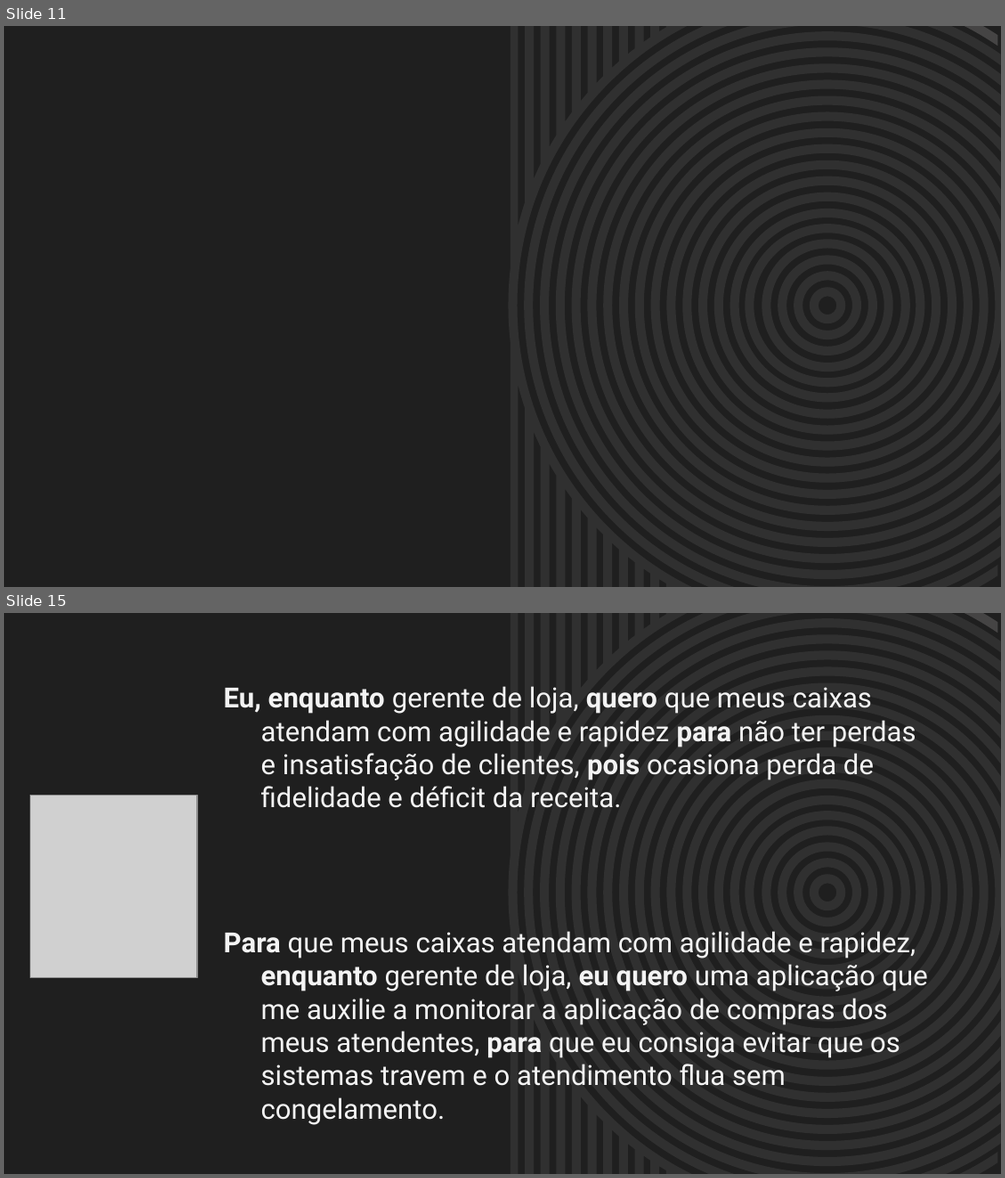
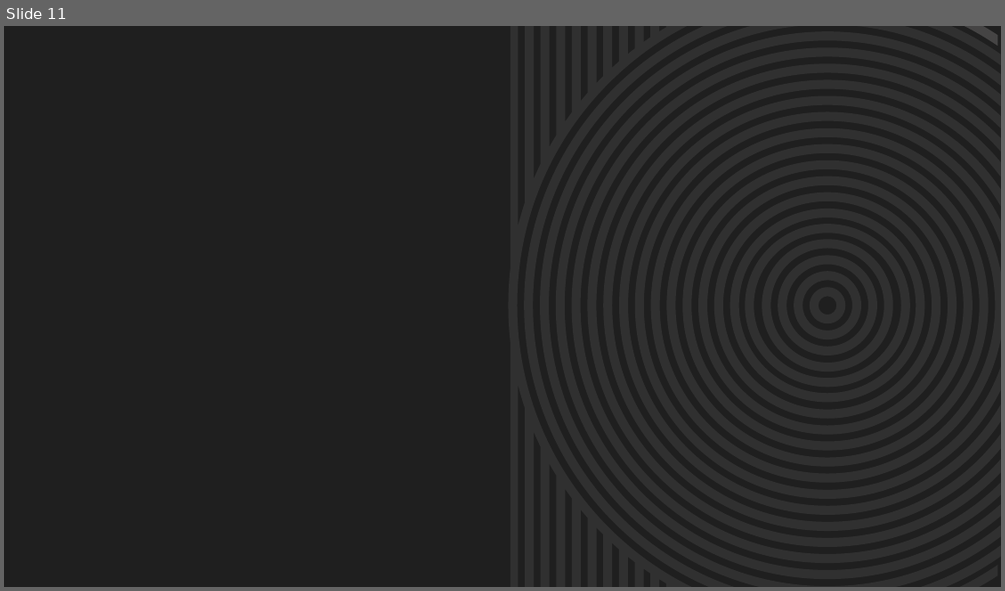
Before and after one commit to BandTec/primelloteirs, a slide deck: Documentacao/Slides KPRunnin.pptx. Shown one above the other, each under a label of ours: slides 11 and 15 before the commit, slide 11 after it; the slides between them are not shown. The pictures are 1005x1178 and 1005x591 pixels, drawn with LibreOffice and Linux fonts; fonts in the diff are those of the drawing; grey boxes stand for pictures; background and template pictures are left out. Boxes give left, top, right and bottom in pixels: in the first picture for what was removed or moved away, otherwise in the second. Text is boxed around its words. In the diff, an @@ line names an element or a change of style, - is before the commit and + after.

```diff
--- a/Documentacao/Slides KPRunnin.pptx
+++ b/Documentacao/Slides KPRunnin.pptx
@@ slide 15 removed at bbox=[4, 613, 1001, 1174], background #1F1F1F; not listed: 23 template elements that a slide beside it also shows @@
@@ freeform shape removed at bbox=[964, 613, 998, 633] @@
@@ subtitle removed at bbox=[224, 686, 916, 808] @@
-Eu, enquanto gerente de loja, quero que meus caixas atendam com agilidade e rapidez para não ter perdas e insatisfação de clientes, pois ocasiona perda de fidelidade e déficit da receita.
@@ picture removed at bbox=[30, 795, 196, 977] @@
@@ text removed at bbox=[224, 931, 927, 1125] @@
-Para que meus caixas atendam com agilidade e rapidez, enquanto gerente de loja, eu quero uma aplicação que me auxilie a monitorar a aplicação de compras dos meus atendentes, para que eu consiga evitar que os sistemas travem e o atendimento flua sem congelamento.
@@ freeform shape removed at bbox=[960, 1151, 998, 1173] @@
```
Also in this commit, not shown: 3 slides changed, 4 other slides removed, 3 other files.
